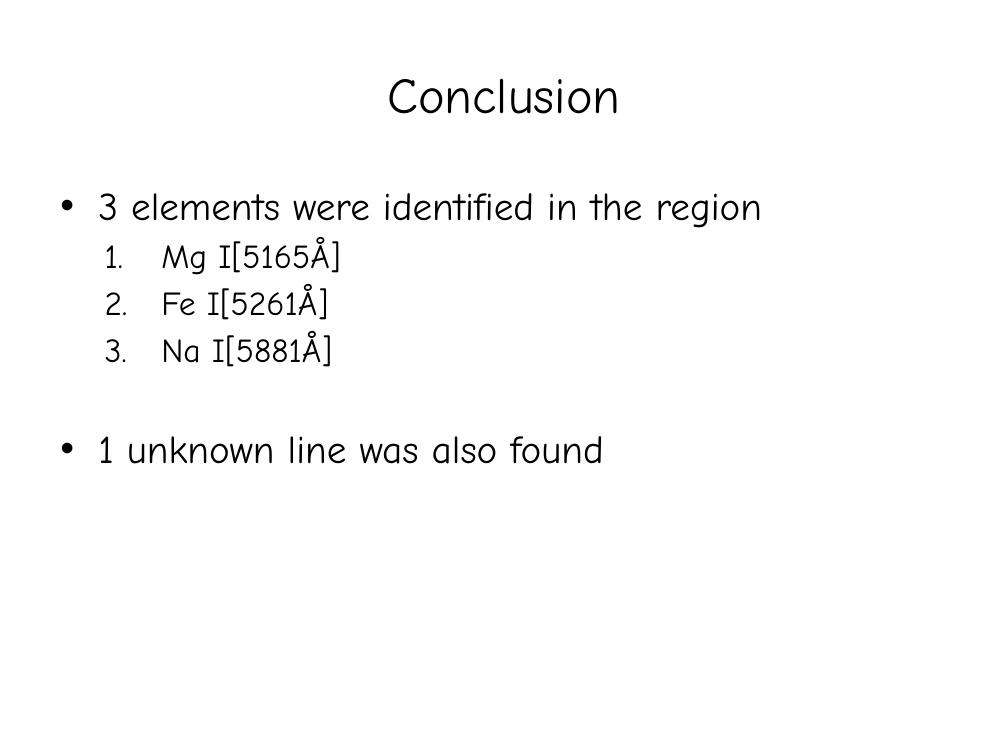
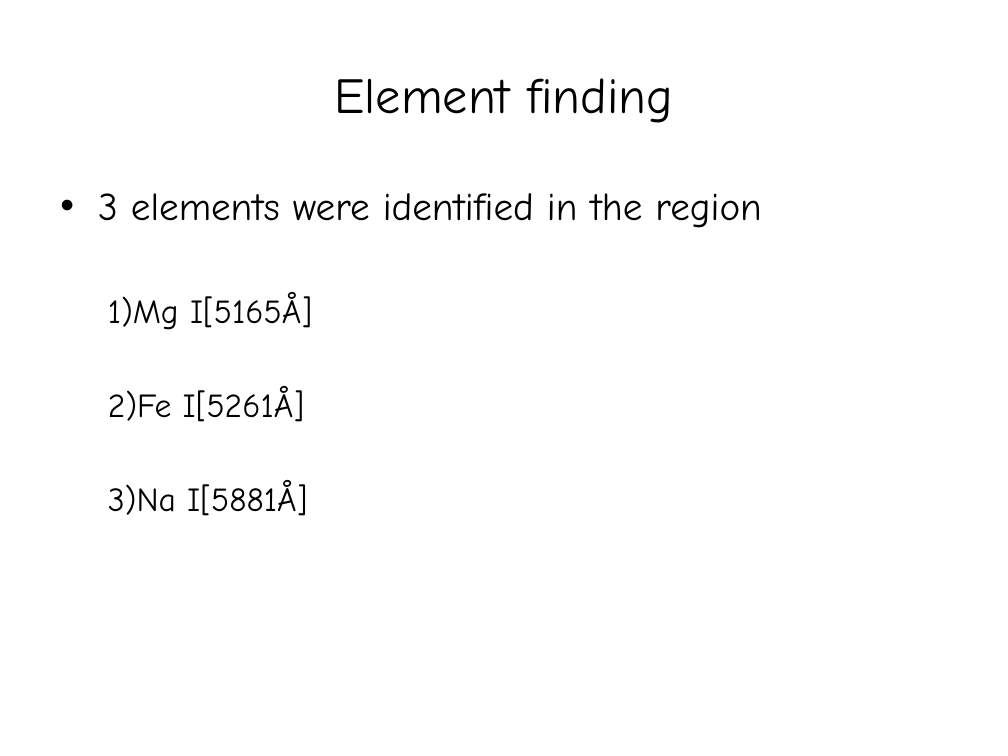
Before and after one commit to vaammpyy/M31-Spectra-Analysis, a slide deck: slide 32 of M31 Report.pptx (slide 22 before the commit). Drawn at 1008x756 pixels with LibreOffice and Linux fonts; fonts in the diff are those of the drawing. Boxes give left, top, right and bottom in pixels: in the first picture for what was removed or moved away, otherwise in the second. Text is boxed around its words. In the diff, an @@ line names an element or a change of style, - is before the commit and + after.

Commit message:
PPT is updated

```diff
--- a/M31 Report.pptx
+++ b/M31 Report.pptx
@@ text at bbox=[334, 78, 673, 123]: text changed @@
-Conclusion
+Element finding
@@ text "3 elements were identified in ..." at bbox=[98, 193, 761, 516]: indent changed; bullet 1. to 1); list level 2 to 3 in "Mg I[5165Å]"; list level 2 to 3 in "Fe I[5261Å]"; list level 2 to 3 in "Na I[5881Å]" @@
@@ text at bbox=[98, 436, 603, 464]: paragraph removed @@
-• 1 unknown line was also found
```
Also in this commit, not shown: 9 other slides changed, 16 slides added, 1 slide removed.
